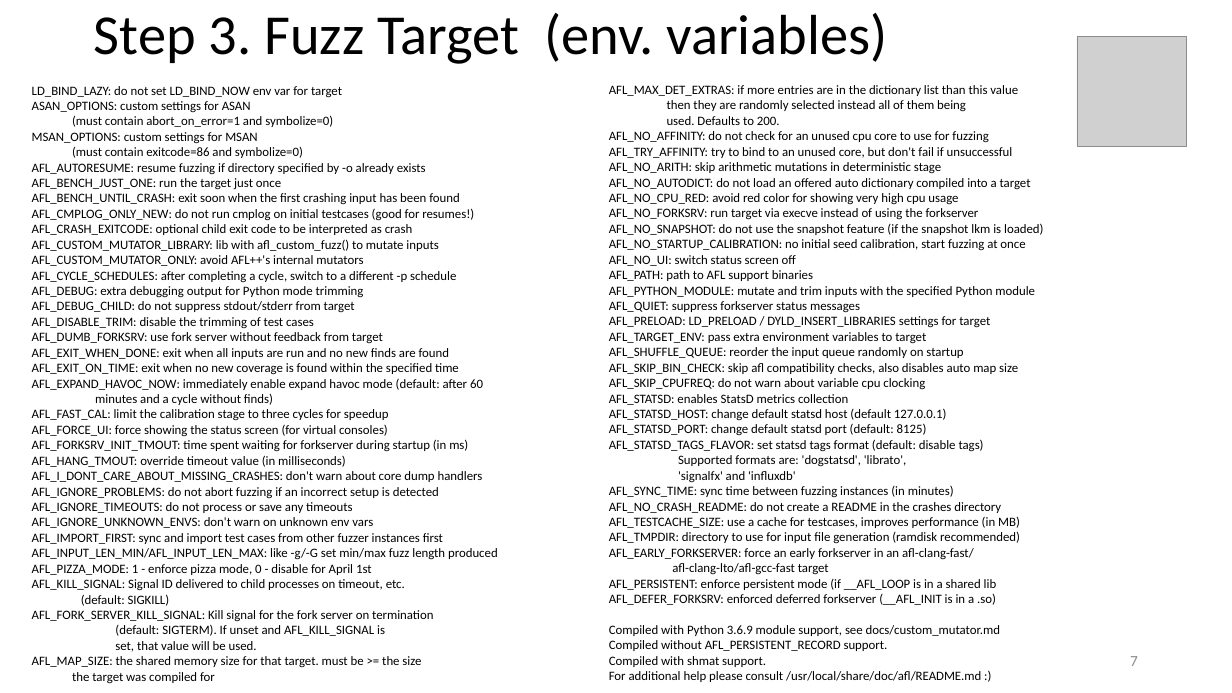
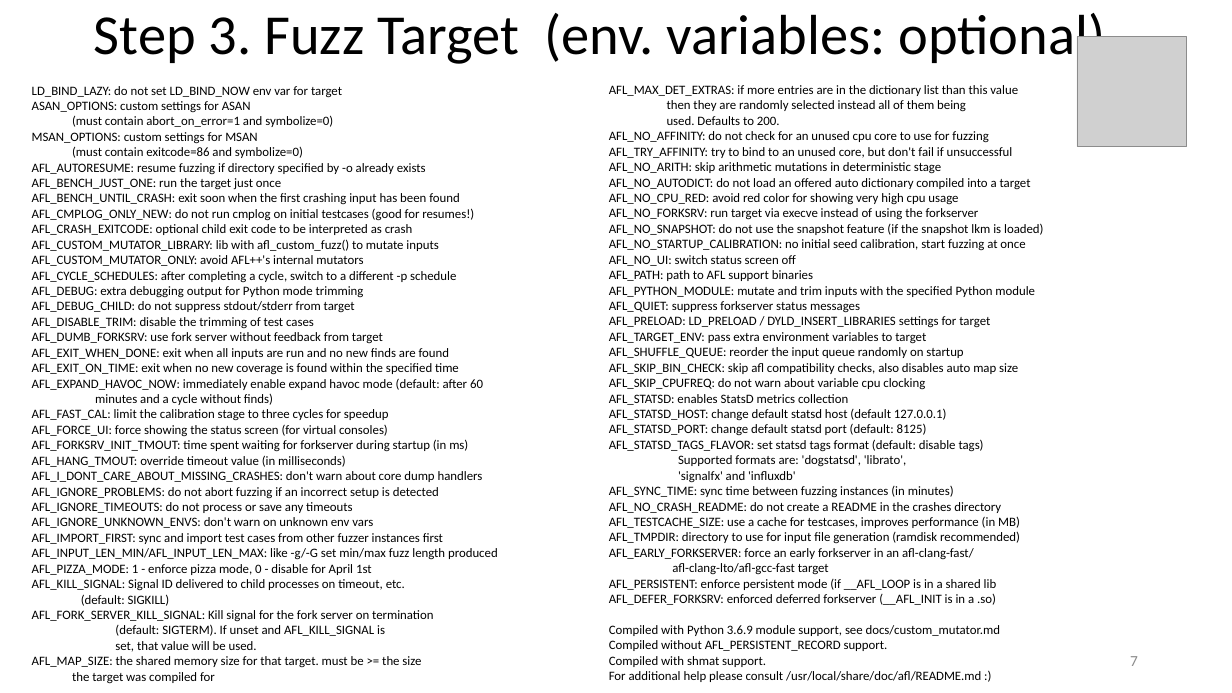
Before and after one commit to swtv-kaist/cs458-spring23, a slide deck: slide 7 of 3-fuzz-concolic/lec42-fuzzing_with_afl++-v3.pptx. Drawn at 1232x693 pixels with LibreOffice and Linux fonts; fonts in the diff are those of the drawing; grey boxes stand for pictures. Boxes give left, top, right and bottom in pixels: in the first picture for what was removed or moved away, otherwise in the second. Text is boxed around its words. In the diff, an @@ line names an element or a change of style, - is before the commit and + after.

```diff
--- a/3-fuzz-concolic/lec42-fuzzing_with_afl++-v3.pptx
+++ b/3-fuzz-concolic/lec42-fuzzing_with_afl++-v3.pptx
@@ title at [94,13,1105,68]: text changed @@
-Step 3. Fuzz Target (env. variables)
+Step 3. Fuzz Target (env. variables: optional)
```
Also in this commit, not shown: 6 other slides changed, 1 slide added, 4 other files.
